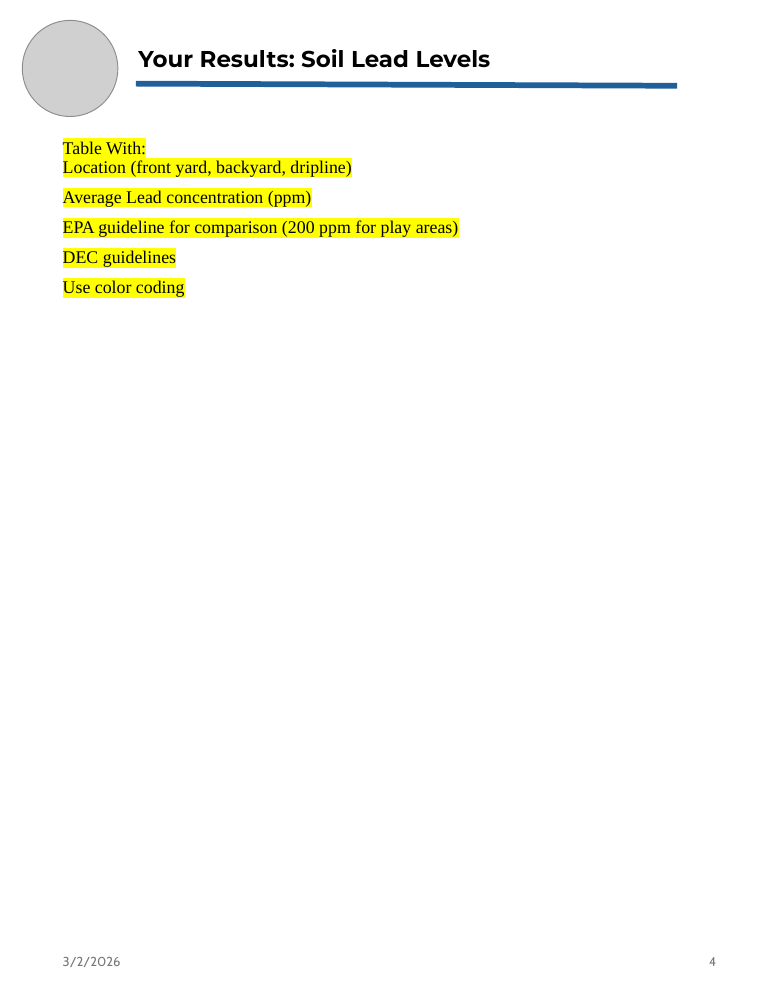
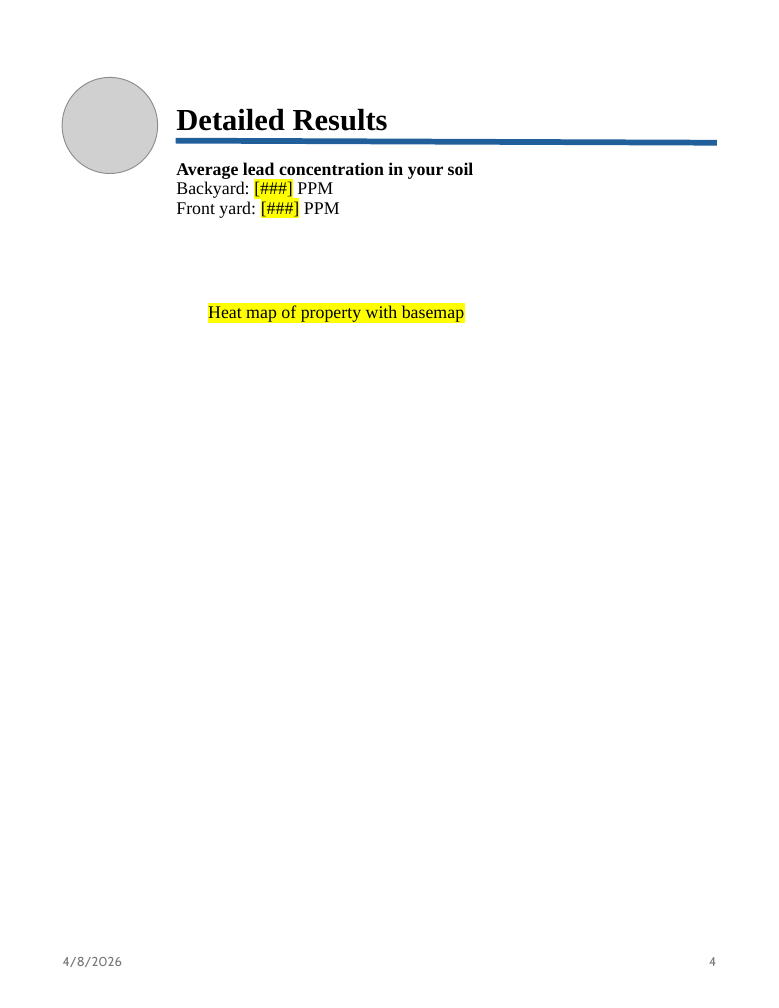
Before and after one commit to ishas-02/Urban-Soil-Co-Lab, a slide deck: slide 4 of src/Resident_Report_Template.pptx. Drawn at 779x1008 pixels with LibreOffice and Linux fonts; fonts in the diff are those of the drawing; grey boxes stand for pictures. Boxes give left, top, right and bottom in pixels: in the first picture for what was removed or moved away, otherwise in the second. Text is boxed around its words. In the diff, an @@ line names an element or a change of style, - is before the commit and + after.

```diff
--- a/src/Resident_Report_Template.pptx
+++ b/src/Resident_Report_Template.pptx
@@ title removed at [138,49,491,68] @@
-Your Results: Soil Lead Levels
@@ picture: place and size @@
-picture at [22,20,117,116]
+picture at [62,77,158,173]
@@ text added at [176,108,388,131], 24 pt, text #000000, bold @@
+Detailed Results
@@ text removed at [63,141,459,297] @@
-Table With:
-Location (front yard, backyard, dripline)
-Average Lead concentration (ppm)
-EPA guideline for comparison (200 ppm for play areas)
-DEC guidelines
-Use color coding
@@ line moved from (136, 83) - (677, 86) to (176, 140) - (717, 143) @@
@@ text added at [176,162,474,218], 14 pt, text #000000 @@
+Average lead concentration in your soil
+Backyard: [###] PPM
+Front yard: [###] PPM
@@ text added at [208,305,464,322], 14 pt, text #000000 @@
+Heat map of property with basemap
@@ text at [63,957,122,967]: text changed @@
-3/2/2026
+4/8/2026
```
Also in this commit, not shown: 2 other slides changed, 4 slides added, 8 slides removed, 6 other files.
